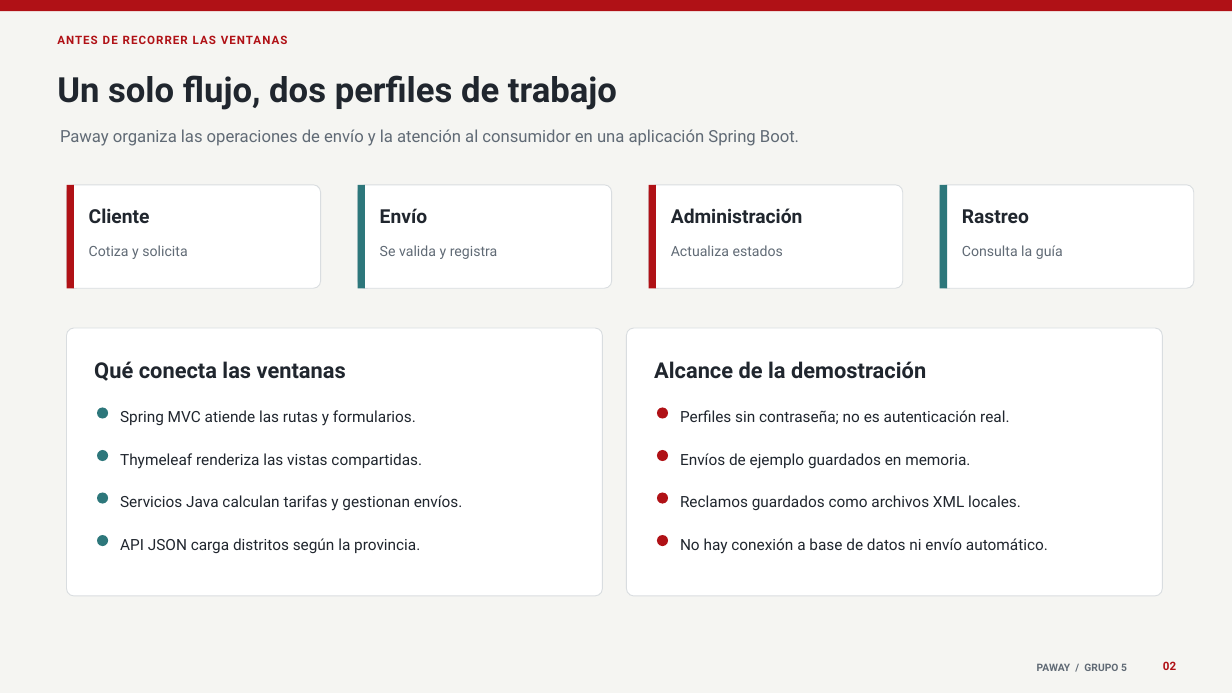
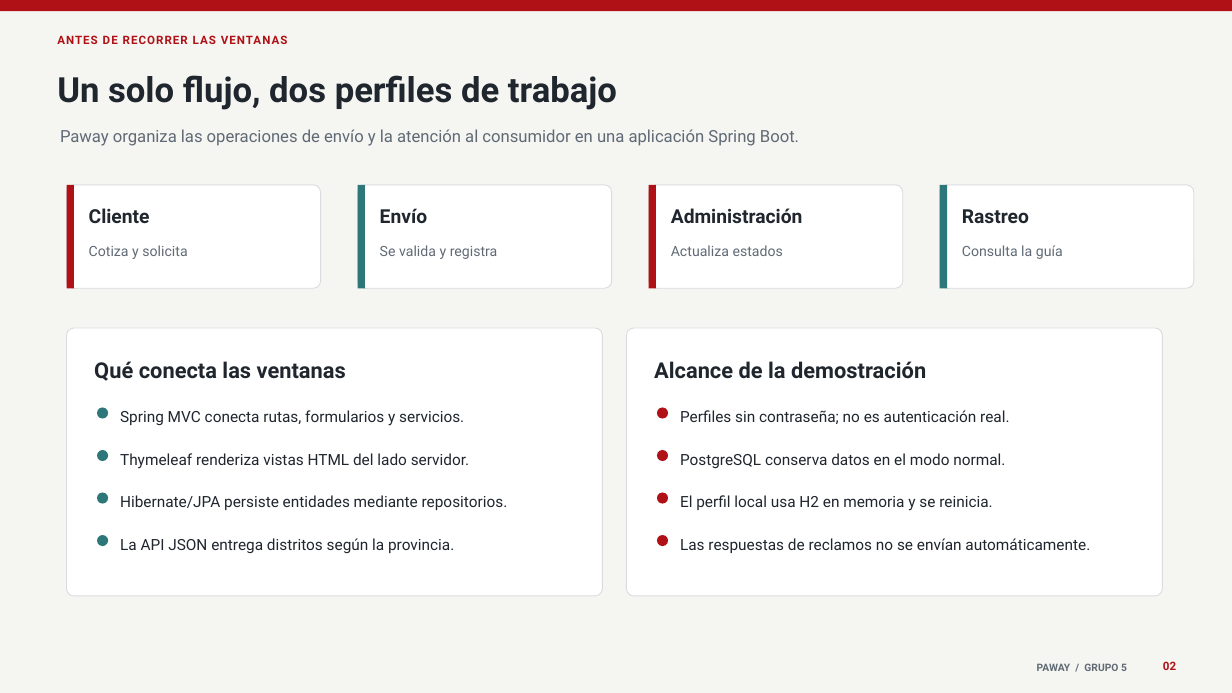
Before and after one commit to HeyArnoldo/Grupo5MarcosWeb, a slide deck: slide 2 of Paway/Presentacion_Paway.pptx. Drawn at 1232x693 pixels with LibreOffice and Linux fonts; fonts in the diff are those of the drawing. Boxes give left, top, right and bottom in pixels: in the first picture for what was removed or moved away, otherwise in the second. Text is boxed around its words. In the diff, an @@ line names an element or a change of style, - is before the commit and + after.

```diff
--- a/Paway/Presentacion_Paway.pptx
+++ b/Paway/Presentacion_Paway.pptx
@@ text at (120,410,464,426): text changed @@
-Spring MVC atiende las rutas y formularios.
+Spring MVC conecta rutas, formularios y servicios.
@@ text at (120,453,469,469): text changed @@
-Thymeleaf renderiza las vistas compartidas.
+Thymeleaf renderiza vistas HTML del lado servidor.
@@ text at (680,453,1005,468): text changed @@
-Envíos de ejemplo guardados en memoria.
+PostgreSQL conserva datos en el modo normal.
@@ text at (120,495,508,510): text changed @@
-Servicios Java calculan tarifas y gestionan envíos.
+Hibernate/JPA persiste entidades mediante repositorios.
@@ text at (680,495,992,511): text changed @@
-Reclamos guardados como archivos XML locales.
+El perfil local usa H2 en memoria y se reinicia.
@@ text at (120,538,454,553): text changed @@
-API JSON carga distritos según la provincia.
+La API JSON entrega distritos según la provincia.
@@ text at (680,538,1090,553): text changed @@
-No hay conexión a base de datos ni envío automático.
+Las respuestas de reclamos no se envían automáticamente.
```
Also in this commit, not shown: 15 other slides changed, 1 slide added, 6 other files.
